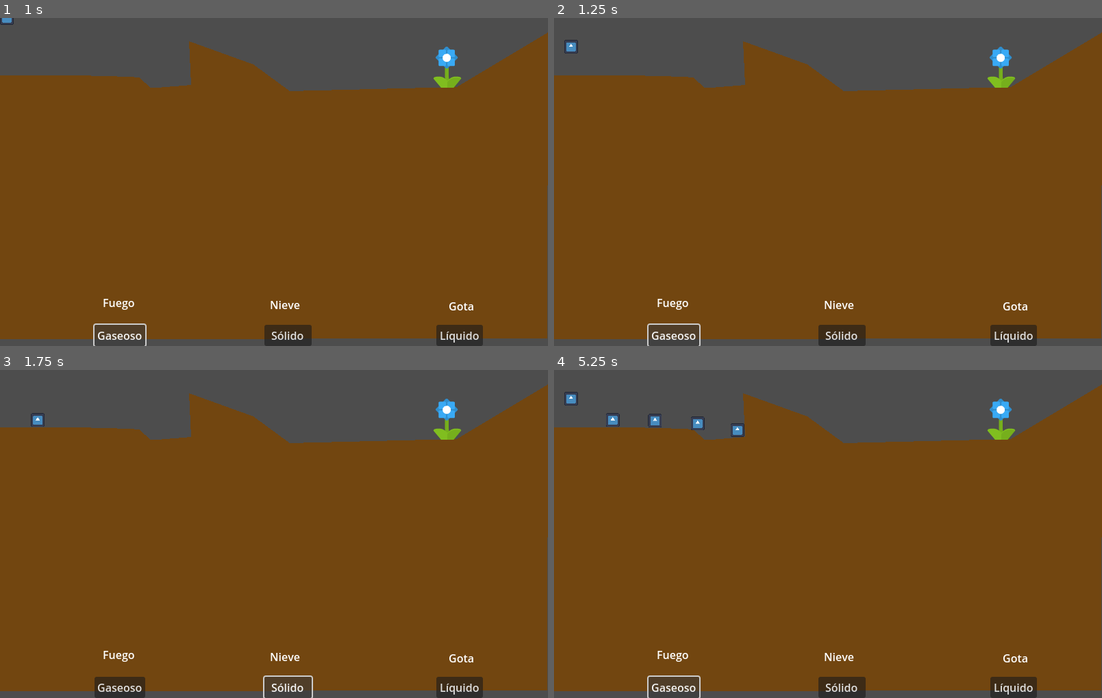
Above: before the commit, frames 1-4 (two rows, left to right).
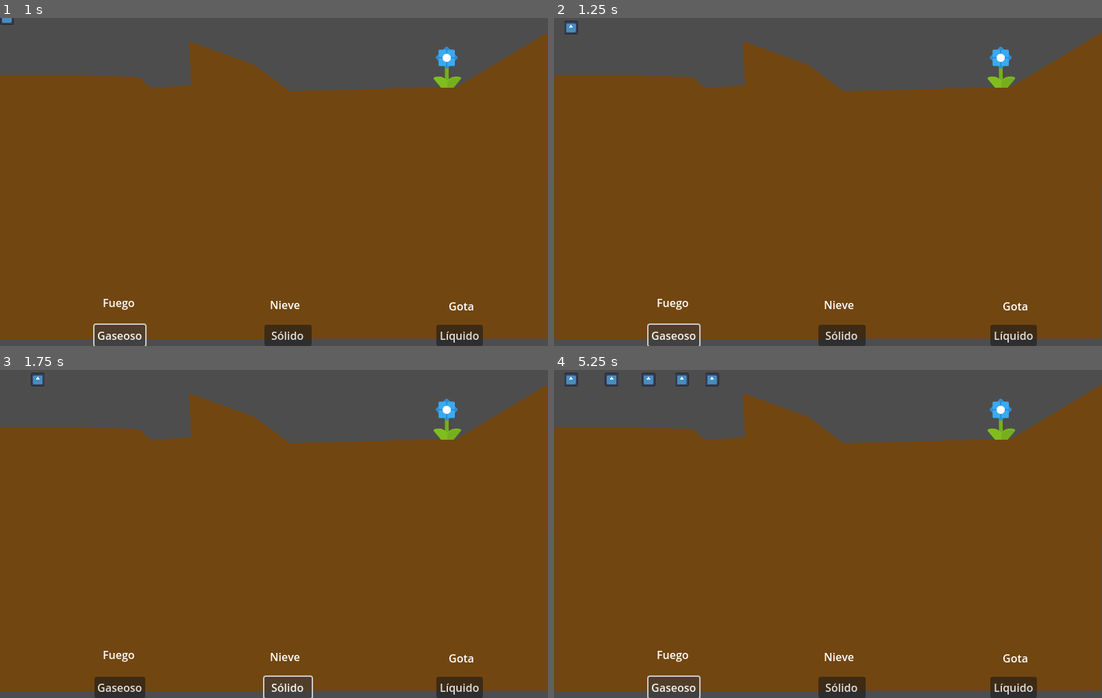
Above: after the commit, the same moments.

Repository: gonzalodelgado/gotita
Game: Godot game, scene res://node_2d.tscn
The game is run twice, just before and just after one commit, with the same random seed, the same clock (stepped at 60 frames per second) and the same inputs. The engine's default icon, where the game draws it, is replaced by a stand-in: a white triangle on a blue panel in a dark square.
Inputs:
- Up to frame 1 (1 s): click "Gaseoso" at 0.5 s
- Up to frame 2 (1.25 s): no input
- Up to frame 3 (1.75 s): click "Sólido" at 1.25 s
- Up to frame 4 (5.25 s): click "Líquido" at 2 s; click "Gaseoso" at 2.75 s; click "Sólido" at 3.5 s; click "Líquido" at 4.25 s; click "Gaseoso" at 5 s

Frame 1 is identical in both runs. In frame 2, 0.1% of the frame differs, in the area x 1-5%, y 0-11%; in frame 3, 0.1%; in frame 4, 0.6%, in the area x 1-35%, y 0-21%.

Commit message:
establezco estado inicial de las gotas en el nivel

Diff:
--- a/level.gd
+++ b/level.gd
@@ -4,6 +4,7 @@
 @onready var polygon_2d = $CollisionPolygon2D/Polygon2D
 @export var max_gotitas = 1
 @export var gotita_scene: PackedScene
+@export_enum("LIQUIDO", "GASEOSO", "SOLIDO") var estado_inicial: String
 
 # Called when the node enters the scene tree for the first time.
 func _ready() -> void:
@@ -19,6 +20,7 @@
 	var cantidad_gotitas = get_children().filter(func(child): return child.scene_file_path == gotita_scene.resource_path).size()
 	if cantidad_gotitas < max_gotitas:
 		var gotita = gotita_scene.instantiate()
+		gotita.cambiar_estado(estado_inicial)
 		gotita.position.x = 10
 		add_child(gotita)
 
--- a/level.tscn
+++ b/level.tscn
@@ -17,6 +17,7 @@
 script = ExtResource("1_u52ul")
 max_gotitas = 10
 gotita_scene = ExtResource("2_0b4ue")
+estado_inicial = "GASEOSO"
 
 [node name="CollisionPolygon2D" type="CollisionPolygon2D" parent="."]
 material = SubResource("CanvasItemMaterial_5xgho")
Not shown: 1 places in control_cambio_estado.tscn that only renumber resources
